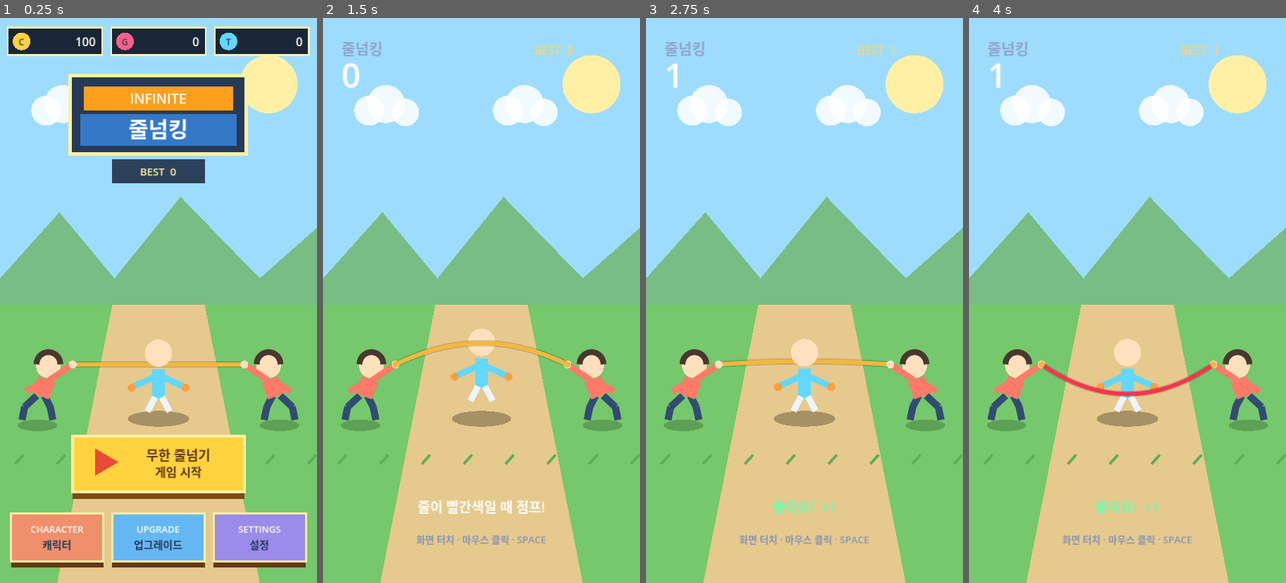
Above: before the commit, frames 1-4 (left to right).
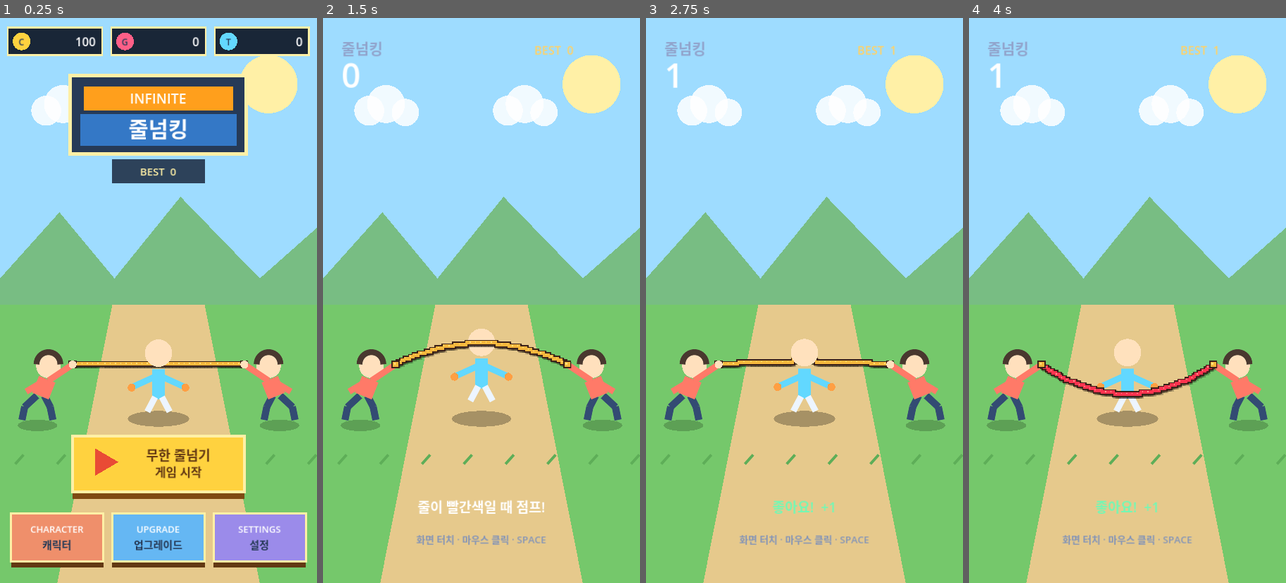
Above: after the commit, the same moments.

Repository: eunchan4490-star/Rope-King
Game: Godot game, scene res://main.tscn
Same seed, same stepped clock (60 frames per second), same inputs: the game is played once before the commit and once after it.
Inputs (mouse positions are in pixels of both pictures, inside the frame that each line leads up to):
- Up to frame 1 (0.25 s): no input
- Up to frame 2 (1.5 s): tap Enter at 0.5 s; move the mouse to (551, 272) at 0.52 s; hold Space (jump) 0.53-1.28 s; click (551, 272) at 0.67 s; move the mouse to (418, 328) at 1.27 s; tap Space (jump) at 1.35 s; click (418, 328) at 1.42 s
- Up to frame 3 (2.75 s): tap Space (jump) at 1.52, 1.82 s; move the mouse to (836, 176) at 2.02 s; hold Space (jump) from 2.03 s (still down); click (836, 176) at 2.17 s
- Up to frame 4 (4 s): move the mouse to (1111, 413) at 2.77 s; release Space (jump) at 2.78 s; tap Space (jump) at 2.85, 3.02, 3.32 s; click (1111, 413) at 2.92 s; move the mouse to (1222, 385) at 3.52 s; hold Space (jump) from 3.53 s (still down); click (1222, 385) at 3.67 s

The runs differ from the first frame. In frame 1, 0.4% of the frame differs, in the area x 21-79%, y 60-62%; in frame 2, 0.5%; in frame 3, 0.4%; in frame 4, 0.6%, in the area x 21-79%, y 60-68%.

Commit message:
feat: render rope in pixel art style

Diff:
--- a/scripts/main.gd
+++ b/scripts/main.gd
@@ -10,6 +10,9 @@
 const RIGHT_HAND := Vector2(555.0, 785.0)
 const ROPE_SWING_RADIUS := 115.0
 const ROPE_CROSSING_ANGLE := 1.15
+const ROPE_PIXEL_GRID := 4.0
+const ROPE_PIXEL_OUTLINE_SIZE := Vector2(14.0, 14.0)
+const ROPE_PIXEL_CORE_SIZE := Vector2(8.0, 8.0)
 const HIT_REVEAL_SECONDS := 0.42
 const DEFAULT_PLAYER_SPRITE_PATH := "res://assets/player/player.png"
 const DEFAULT_BALANCE := preload("res://resources/balance/default_balance.tres")
@@ -295,19 +298,42 @@
 
 func _draw_rope() -> void:
 	var midpoint_y := LEFT_HAND.y + sin(rope_angle) * ROPE_SWING_RADIUS
-	var points := PackedVector2Array()
-	for i in range(49):
-		var t := float(i) / 48.0
+	var pixel_points := PackedVector2Array()
+	for i in range(97):
+		var t := float(i) / 96.0
 		var x := lerpf(LEFT_HAND.x, RIGHT_HAND.x, t)
 		# 4t(1-t) is zero at both hands and one at the middle.
 		var y := lerpf(LEFT_HAND.y, RIGHT_HAND.y, t) + 4.0 * t * (1.0 - t) * (midpoint_y - LEFT_HAND.y)
-		points.append(Vector2(x, y))
+		var pixel_point := Vector2(
+			roundf(x / ROPE_PIXEL_GRID) * ROPE_PIXEL_GRID,
+			roundf(y / ROPE_PIXEL_GRID) * ROPE_PIXEL_GRID
+		)
+		if pixel_points.is_empty() or pixel_points[-1] != pixel_point:
+			pixel_points.append(pixel_point)
+
 	var show_jump_cue := _is_jump_cue()
 	var rope_color := Color("ff334f") if show_jump_cue else Color("f6b73c")
-	draw_polyline(points, Color(0, 0, 0, 0.16), 13.0, true)
-	draw_polyline(points, rope_color, 8.0, true)
-	draw_circle(LEFT_HAND, 7.0, Color("f6b73c"))
-	draw_circle(RIGHT_HAND, 7.0, Color("f6b73c"))
+	var highlight_color := Color("ff9a8d") if show_jump_cue else Color("ffe27a")
+	var outline_color := Color("3b2119")
+
+	# Draw in separate passes so the square pieces merge into one outlined pixel rope.
+	for point in pixel_points:
+		draw_rect(Rect2(point - ROPE_PIXEL_OUTLINE_SIZE * 0.5 + Vector2(2.0, 3.0), ROPE_PIXEL_OUTLINE_SIZE), Color(0, 0, 0, 0.22))
+	for point in pixel_points:
+		draw_rect(Rect2(point - ROPE_PIXEL_OUTLINE_SIZE * 0.5, ROPE_PIXEL_OUTLINE_SIZE), outline_color)
+	for point in pixel_points:
+		draw_rect(Rect2(point - ROPE_PIXEL_CORE_SIZE * 0.5, ROPE_PIXEL_CORE_SIZE), rope_color)
+	for i in range(0, pixel_points.size(), 3):
+		draw_rect(Rect2(pixel_points[i] + Vector2(-3.0, -3.0), Vector2(3.0, 3.0)), highlight_color)
+
+	_draw_pixel_rope_grip(LEFT_HAND)
+	_draw_pixel_rope_grip(RIGHT_HAND)
+
+
+func _draw_pixel_rope_grip(center: Vector2) -> void:
+	draw_rect(Rect2(center - Vector2(9.0, 9.0), Vector2(18.0, 18.0)), Color("3b2119"))
+	draw_rect(Rect2(center - Vector2(6.0, 6.0), Vector2(12.0, 12.0)), Color("f6b73c"))
+	draw_rect(Rect2(center + Vector2(-4.0, -4.0), Vector2(4.0, 4.0)), Color("ffe27a"))
 
 
 func _draw_hit_feedback() -> void:
